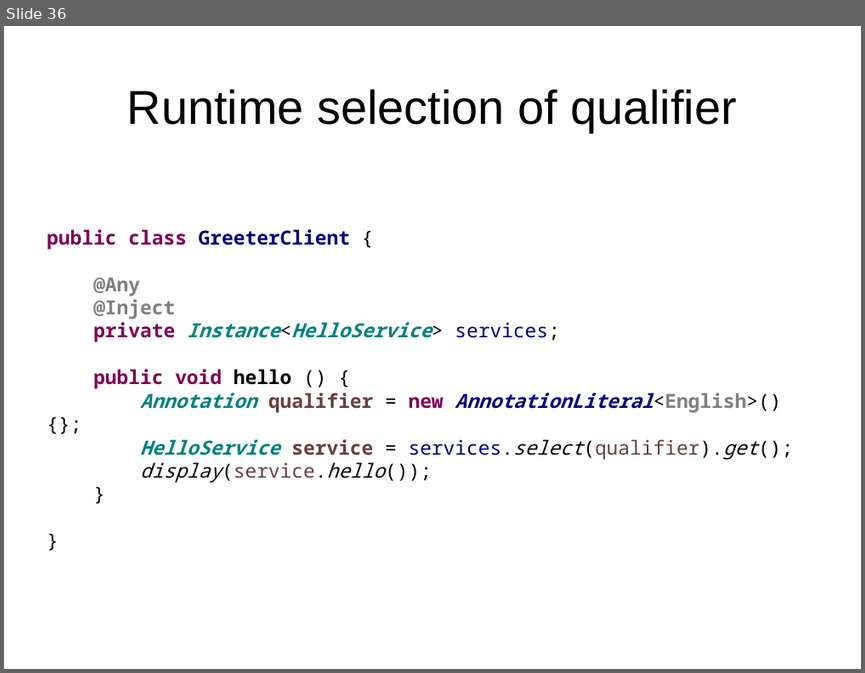
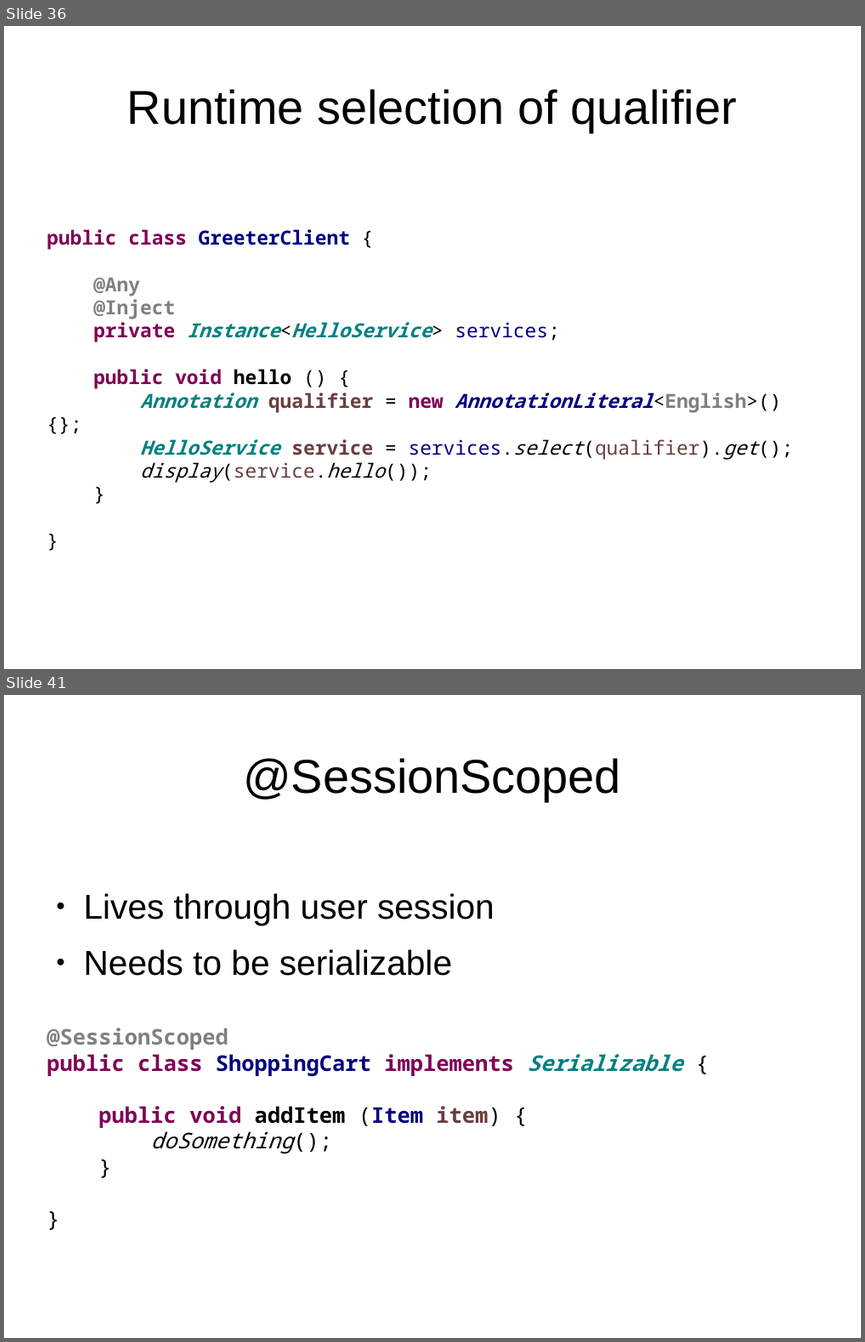
Before and after one commit to FrigoCoder/CDI, a slide deck: CDI.odp. Shown one above the other, each under a label of ours: slide 36 before the commit, slides 36 and 41 after it; the slides between them are not shown. The pictures are 865x673 and 865x1342 pixels, drawn with LibreOffice and Linux fonts; fonts in the diff are those of the drawing. Boxes give left, top, right and bottom in pixels: in the first picture for what was removed or moved away, otherwise in the second. Text is boxed around its words. In the diff, an @@ line names an element or a change of style, - is before the commit and + after.

```diff
--- a/CDI.odp
+++ b/CDI.odp
@@ slide 41 added at bbox=[4, 695, 861, 1338], background #FFFFFF @@
@@ title added at bbox=[243, 758, 621, 801], 44 pt, text #000000 @@
+@SessionScoped
@@ text added at bbox=[46, 893, 682, 1154], 20 pt, text #000000, bold @@
+● Lives through user session
+● Needs to be serializable
+@SessionScoped
+public class ShoppingCart implements Serializable {
+public void addItem (Item item) {
+doSomething();
+}
+}
```
Also in this commit, not shown: 11 slides changed, 9 other slides added, 9 other files.
